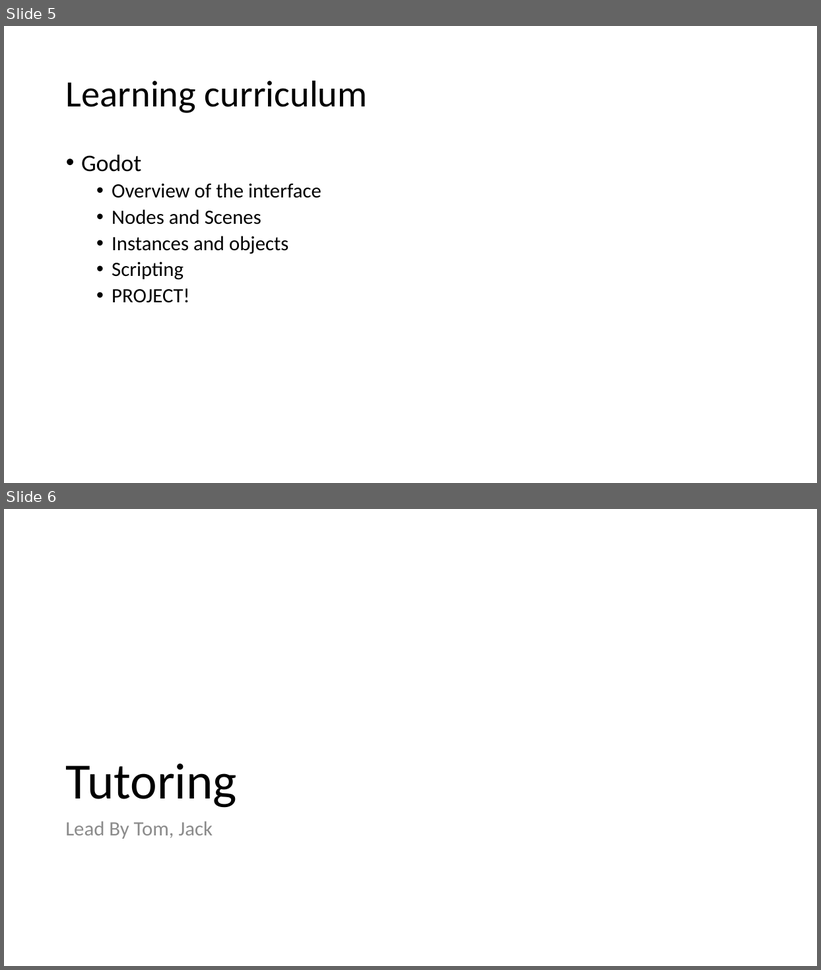
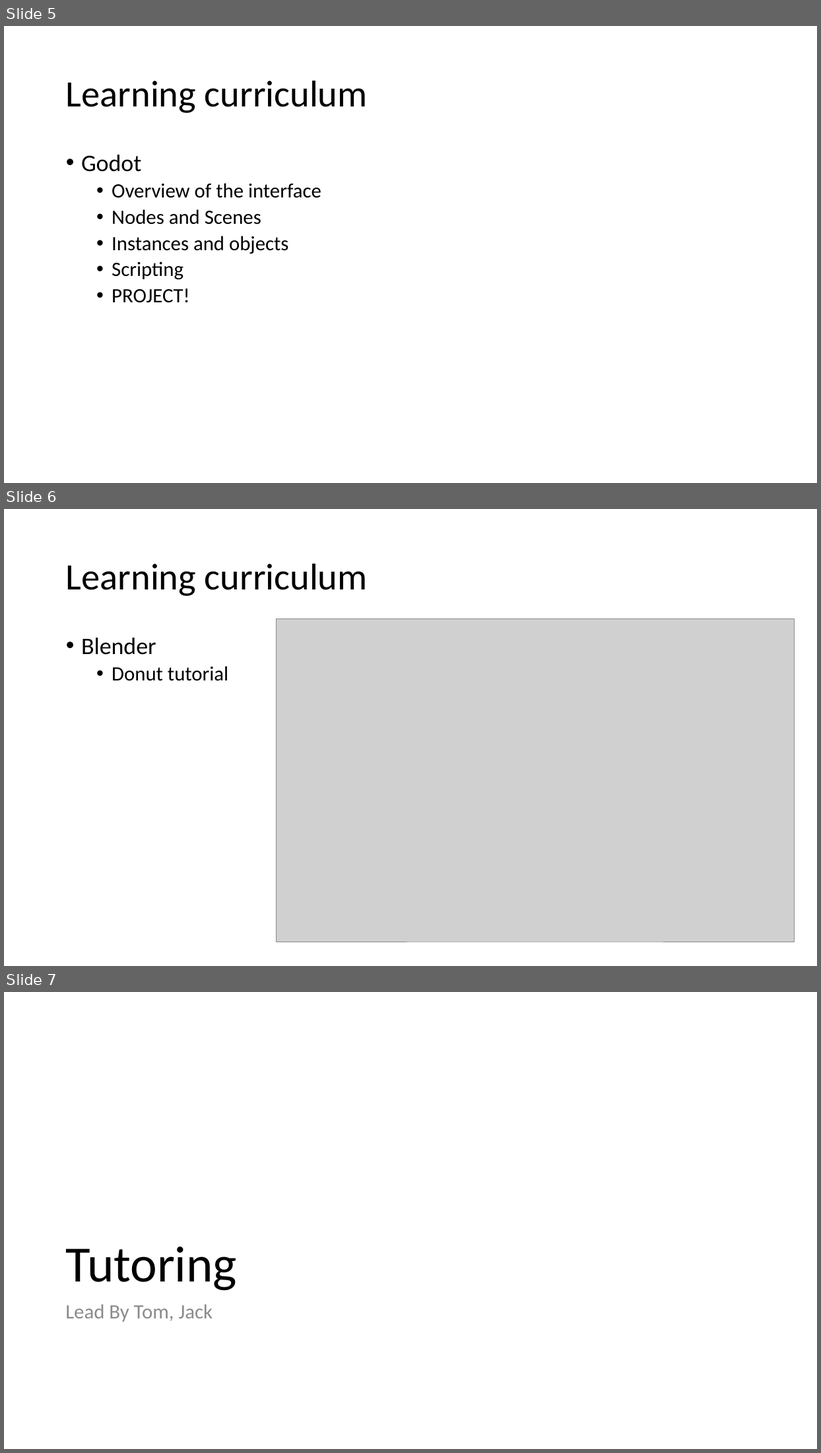
Before and after one commit to Huron-Computer-Science-Club/General_Information, a slide deck: Kick_off_slides [Autosaved].pptx. Shown one above the other, each under a label of ours: slides 5 and 6 before the commit, slides 5, 6 and 7 after it. The pictures are 821x970 and 821x1453 pixels, drawn with LibreOffice and Linux fonts; fonts in the diff are those of the drawing; grey boxes stand for pictures. Boxes give left, top, right and bottom in pixels: in the first picture for what was removed or moved away, otherwise in the second. Text is boxed around its words. In the diff, an @@ line names an element or a change of style, - is before the commit and + after.

```diff
--- a/Kick_off_slides [Autosaved].pptx
+++ b/Kick_off_slides [Autosaved].pptx
@@ slide 6 added at (x1=4, y1=509, x2=817, y2=966), background #FFFFFF @@
@@ title added at (x1=66, y1=563, x2=368, y2=596), 44 pt, text #000000 @@
+Learning curriculum
@@ picture added at (x1=276, y1=619, x2=795, y2=942) @@
@@ text added at (x1=81, y1=638, x2=228, y2=681), 24 pt, text #000000 @@
+• Blender
+  • Donut tutorial
@@ what was slide 6 is now slide 7 @@
```
Also in this commit, not shown: 1 slide changed, 6 other files.
